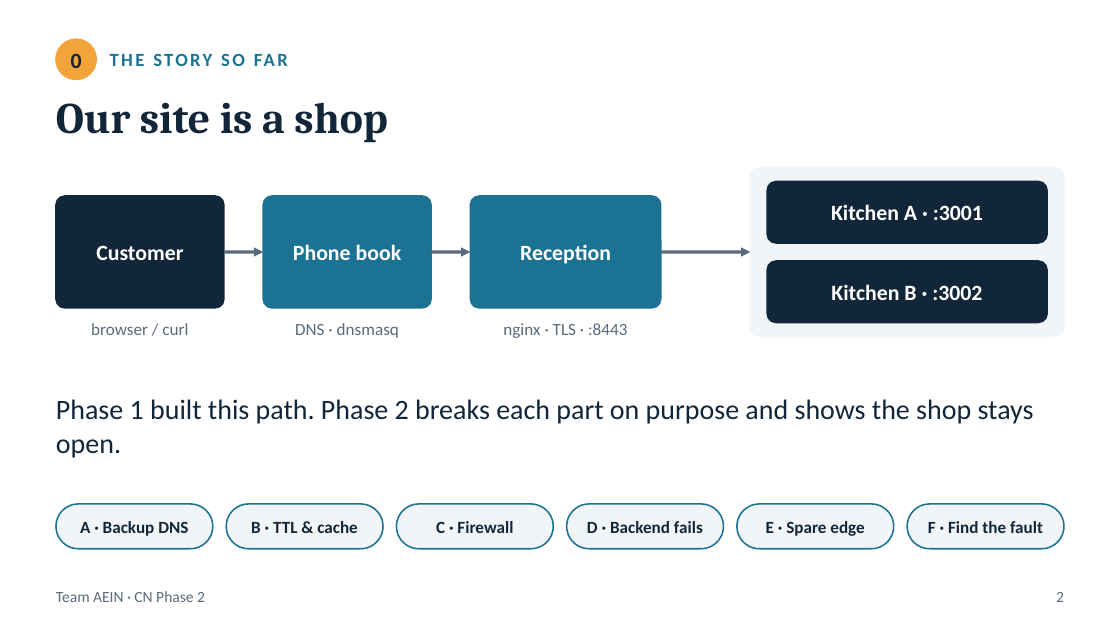
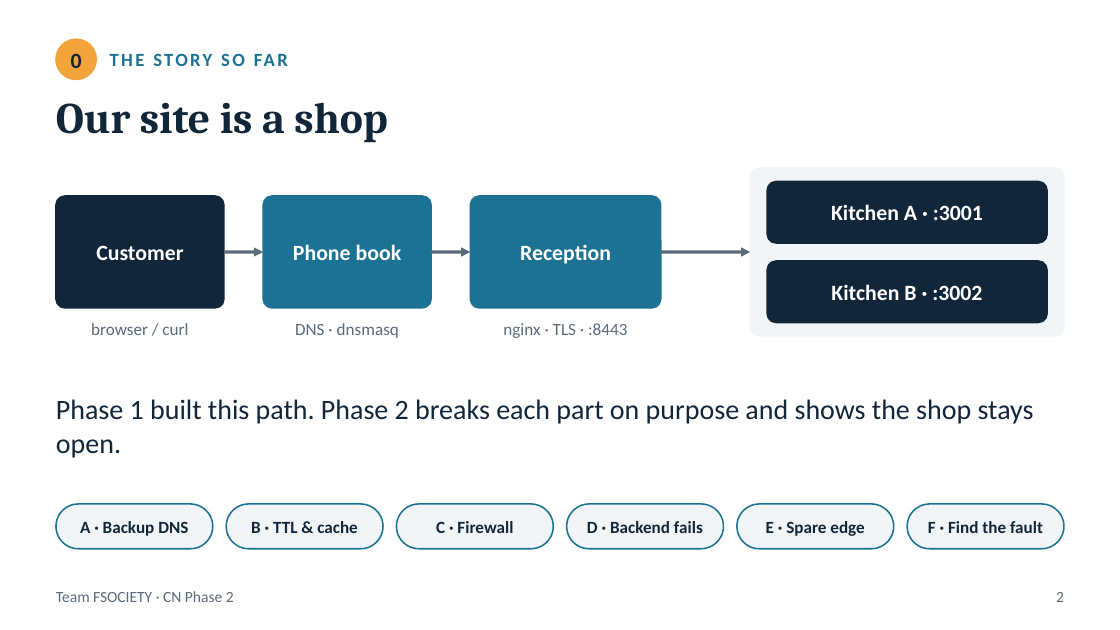
Before and after one commit to KartikMehra22/CN-Project, a slide deck: slide 2 of docs/PHASE2_STORY.pptx. Drawn at 1120x630 pixels with LibreOffice and Linux fonts; fonts in the diff are those of the drawing. Boxes give left, top, right and bottom in pixels: in the first picture for what was removed or moved away, otherwise in the second. Text is boxed around its words. In the diff, an @@ line names an element or a change of style, - is before the commit and + after.

Commit message:
Add member guides and evidence documentation for team FSOCIETY
- Created individual markdown files for each team member detailing their roles, responsibilities, and commands.
- Added a README file summarizing the team structure and the overall project flow.
- Included evidence files documenting the results of various phases and extensions of the project, including DNS failover, TTL management, high-availability failover, and controlled edge migration.
- Provided detailed explanations of commands and expected outcomes for each member's contributions.

```diff
--- a/docs/PHASE2_STORY.pptx
+++ b/docs/PHASE2_STORY.pptx
@@ text at [56,591,234,602]: text changed @@
-Team AEIN · CN Phase 2
+Team FSOCIETY · CN Phase 2
```
Also in this commit, not shown: 8 other slides changed, 17 other files.
